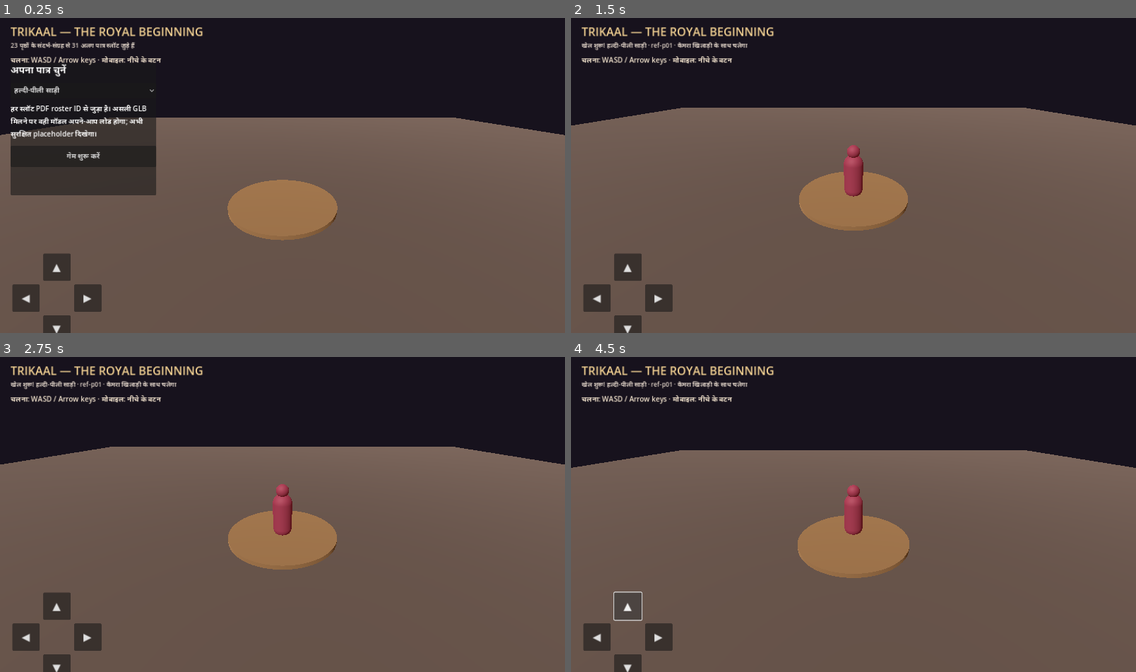
Above: before the commit, frames 1-4 (two rows, left to right).
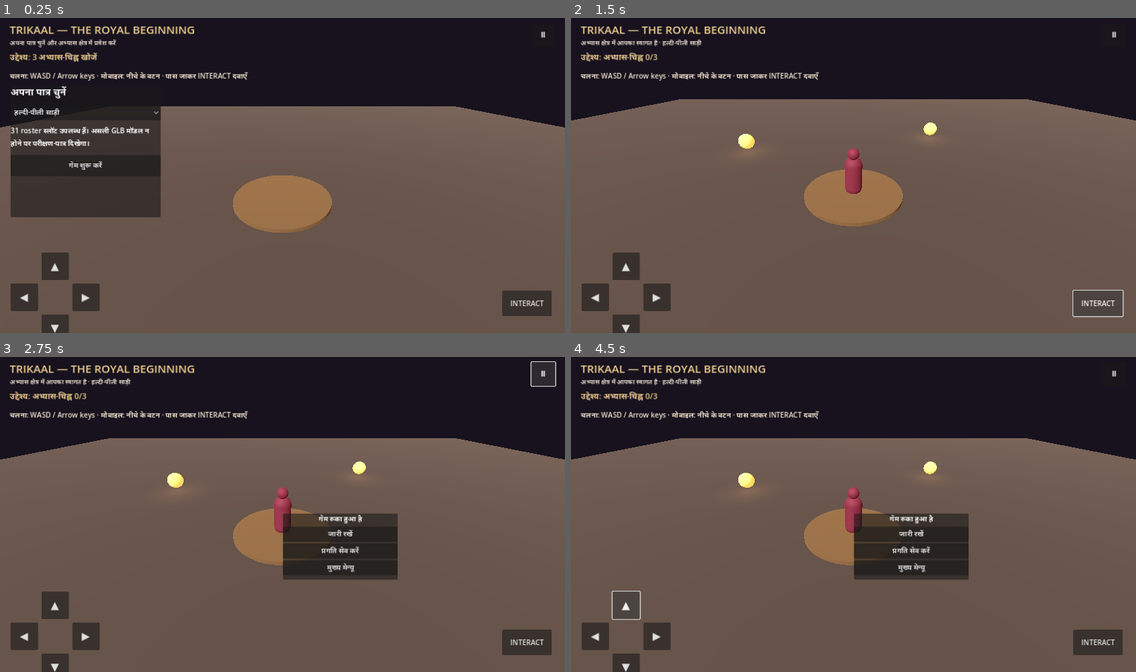
Above: after the commit, the same moments.

Repository: ravime0099-arch/TRIKAAL-Character-Studio
Game: Godot game, scene res://scenes/main.tscn
Two runs of this game, one before a commit and one after it. Both use one fixed random seed, a clock stepped at 60 frames per second and the inputs below.
Inputs (mouse positions are in pixels of both pictures, inside the frame that each line leads up to):
- Up to frame 1 (0.25 s): no input
- Up to frame 2 (1.5 s): click "गेम शुरू करें" at 0.5 s; click (1096, 304) at 1.25 s, where only the run after the commit has a clickable "INTERACT"
- Up to frame 3 (2.75 s): click (542, 372) at 2 s, where only the run after the commit has a clickable "Ⅱ"
- Up to frame 4 (4.5 s): click (599, 637) at 2.75 s, where only the run before the commit has a clickable "◀"; click (661, 637) at 3.5 s, where only the run before the commit has a clickable "▶"; click (627, 605) at 4.25 s, where only the run before the commit has a clickable "▲"

The runs differ from the first frame. In frame 1, 10% of the frame differs, in the area x 0-100%, y 2-100%; in frame 2, 6.6%; in frame 3, 11%; in frame 4, 12%.

Commit message:
Add playable practice objective, touch interaction, pause and local save

Diff:
--- a/godot-game/scripts/main.gd
+++ b/godot-game/scripts/main.gd
@@ -1,15 +1,24 @@
 extends Node3D
 
 const PlayerScript = preload("res://scripts/player.gd")
+const SAVE_PATH := "user://trikaal_progress.cfg"
+const RELIC_POSITIONS := [Vector3(-7, 0.8, -5), Vector3(6, 0.8, -8), Vector3(9, 0.8, 7)]
+
 var player: CharacterBody3D
 var follow_camera: Camera3D
 var started := false
+var paused := false
 var selected_character := 0
+var collected := 0
+var relics: Array[Node3D] = []
+var title_label: Label
+var status_label: Label
+var objective_label: Label
+var prompt_label: Label
+var start_panel: PanelContainer
+var pause_panel: PanelContainer
 var character_ids := ["ref-p01","ref-p02","ref-p03","ref-p04","ref-p05","ref-p06","ref-p07","ref-p08","ref-p09","ref-p1 …(239 unchanged characters)…
 var character_names := ["हल्दी-पीली साड़ी","मैरून राजसी लहँगा","बैंगनी पारंपरिक ड्रेप","आइवरी-सुनहरा लहँगा","रजत संध्या …(570 unchanged characters)…
-var title_label: Label
-var status_label: Label
-var start_panel: PanelContainer
 
 func _ready() -> void:
 	_build_world()
@@ -17,9 +26,18 @@
 
 func _process(delta: float) -> void:
 	if started and is_instance_valid(player) and is_instance_valid(follow_camera):
-		var target := player.global_position + Vector3(0, 4.4, 7.5)
+		var target := player.global_position + Vector3(0, 5.2, 8.0)
 		follow_camera.global_position = follow_camera.global_position.lerp(target, min(1.0, delta * 4.0))
 		follow_camera.look_at(player.global_position + Vector3(0, 1.0, 0), Vector3.UP)
+		_update_interaction_prompt()
+
+func _unhandled_input(event: InputEvent) -> void:
+	if not started:
+		return
+	if event.is_action_pressed("pause_game"):
+		_toggle_pause()
+	elif event.is_action_pressed("interact") and not paused:
+		_collect_nearest_relic()
 
 func _build_world() -> void:
 	var world_env := WorldEnvironment.new()
@@ -54,8 +72,8 @@
 	floor_body.add_child(floor_shape)
 	add_child(floor_body)
 	follow_camera = Camera3D.new()
-	follow_camera.position = Vector3(0, 4.4, 7.5)
-	follow_camera.rotation_degrees = Vector3(-22, 0, 0)
+	follow_camera.position = Vector3(0, 5.2, 8.0)
+	follow_camera.rotation_degrees = Vector3(-26, 0, 0)
 	follow_camera.current = true
 	add_child(follow_camera)
 	var stage := MeshInstance3D.new()
@@ -79,19 +97,31 @@
 	layer.add_child(root)
 	title_label = Label.new()
 	title_label.text = "TRIKAAL — THE ROYAL BEGINNING"
-	title_label.add_theme_font_size_override("font_size", 26)
+	title_label.add_theme_font_size_override("font_size", 25)
 	title_label.add_theme_color_override("font_color", Color("#f0cf91"))
-	title_label.position = Vector2(24, 18)
+	title_label.position = Vector2(22, 14)
 	root.add_child(title_label)
 	status_label = Label.new()
-	status_label.text = "23 पृष्ठों के संदर्भ-संग्रह से 31 अलग पात्र स्लॉट जुड़े हैं"
+	status_label.text = "अपना पात्र चुनें और अभ्यास क्षेत्र में प्रवेश करें"
 	status_label.add_theme_font_size_override("font_size", 14)
-	status_label.position = Vector2(24, 58)
+	status_label.position = Vector2(22, 52)
 	status_label.add_theme_color_override("font_color", Color("#e1d4c8"))
 	root.add_child(status_label)
+	objective_label = Label.new()
+	objective_label.text = "उद्देश्य: 3 अभ्यास-चिह्न खोजें"
+	objective_label.add_theme_font_size_override("font_size", 18)
+	objective_label.position = Vector2(22, 82)
+	objective_label.add_theme_color_override("font_color", Color("#f0cf91"))
+	root.add_child(objective_label)
+	prompt_label = Label.new()
+	prompt_label.text = ""
+	prompt_label.add_theme_font_size_override("font_size", 18)
+	prompt_label.position = Vector2(22, 116)
+	prompt_label.add_theme_color_override("font_color", Color("#ffffff"))
+	root.add_child(prompt_label)
 	start_panel = PanelContainer.new()
-	start_panel.position = Vector2(24, 108)
-	start_panel.custom_minimum_size = Vector2(330, 300)
+	start_panel.position = Vector2(24, 158)
+	start_panel.custom_minimum_size = Vector2(340, 300)
 	root.add_child(start_panel)
 	var column := VBoxContainer.new()
 	column.add_theme_constant_override("separation", 12)
@@ -106,7 +136,7 @@
 	picker.item_selected.connect(_on_character_selected)
 	column.add_child(picker)
 	var note := Label.new()
-	note.text = "हर स्लॉट PDF roster ID से जुड़ा है। असली GLB मिलने पर वही मॉडल अपने-आप लोड होगा; अभी सुरक्षित placeholder दिखेगा।"
+	note.text = "31 roster स्लॉट उपलब्ध हैं। असली GLB मॉडल न होने पर परीक्षण-पात्र दिखेगा।"
 	note.autowrap_mode = TextServer.AUTOWRAP_WORD_SMART
 	column.add_child(note)
 	var start := Button.new()
@@ -114,15 +144,57 @@
 	start.custom_minimum_size.y = 48
 	start.pressed.connect(_start_game)
 	column.add_child(start)
+	pause_panel = PanelContainer.new()
+	pause_panel.position = Vector2(0.5, 0.5)
+	pause_panel.set_anchors_preset(Control.PRESET_CENTER)
+	pause_panel.custom_minimum_size = Vector2(260, 150)
+	pause_panel.hide()
+	root.add_child(pause_panel)
+	var pause_column := VBoxContainer.new()
+	pause_panel.add_child(pause_column)
+	var pause_title := Label.new()
+	pause_title.text = "गेम रुका हुआ है"
+	pause_title.horizontal_alignment = HORIZONTAL_ALIGNMENT_CENTER
+	pause_column.add_child(pause_title)
+	var resume := Button.new()
+	resume.text = "जारी रखें"
+	resume.pressed.connect(_toggle_pause)
+	pause_column.add_child(resume)
+	var save_button := Button.new()
+	save_button.text = "प्रगति सेव करें"
+	save_button.pressed.connect(_save_progress)
+	pause_column.add_child(save_button)
+	var quit_button := Button.new()
+	quit_button.text = "मुख्य मेन्यू"
+	quit_button.pressed.connect(_return_to_menu)
+	pause_column.add_child(quit_button)
 	var controls := Label.new()
-	controls.text = "चलना: WASD / Arrow keys · मोबाइल: नीचे के बटन"
-	controls.position = Vector2(24, 90)
+	controls.text = "चलना: WASD / Arrow keys · मोबाइल: नीचे के बटन · पास जाकर INTERACT दबाएँ"
+	controls.position = Vector2(22, 126)
 	controls.add_theme_color_override("font_color", Color("#f3e4ce"))
 	root.add_child(controls)
-	_add_touch_button(root, "◀", Vector2(28, -110), "move_left")
-	_add_touch_button(root, "▶", Vector2(168, -110), "move_right")
-	_add_touch_button(root, "▲", Vector2(98, -180), "move_forward")
-	_add_touch_button(root, "▼", Vector2(98, -40), "move_back")
+	_add_touch_button(root, "◀", Vector2(24, -112), "move_left")
+	_add_touch_button(root, "▶", Vector2(164, -112), "move_right")
+	_add_touch_button(root, "▲", Vector2(94, -182), "move_forward")
+	_add_touch_button(root, "▼", Vector2(94, -42), "move_back")
+	var interact_button := Button.new()
+	interact_button.text = "INTERACT"
+	interact_button.custom_minimum_size = Vector2(112, 58)
+	interact_button.anchor_left = 1.0
+	interact_button.anchor_top = 1.0
+	interact_button.anchor_right = 1.0
+	interact_button.anchor_bottom = 1.0
+	interact_button.position = Vector2(-142, -96)
+	interact_button.pressed.connect(_collect_nearest_relic)
+	root.add_child(interact_button)
+	var pause_button := Button.new()
+	pause_button.text = "Ⅱ"
+	pause_button.custom_minimum_size = Vector2(54, 54)
+	pause_button.anchor_left = 1.0
+	pause_button.anchor_right = 1.0
+	pause_button.position = Vector2(-76, 18)
+	pause_button.pressed.connect(_toggle_pause)
+	root.add_child(pause_button)
 
 func _add_touch_button(parent: Control, caption: String, offset: Vector2, action: String) -> void:
 	var b := Button.new()
@@ -140,7 +212,7 @@
 
 func _on_character_selected(index: int) -> void:
 	selected_character = index
-	status_label.text = "चयनित: " + character_names[index] + " · roster ID: " + character_ids[index]
+	status_label.text = "चयनित: " + character_names[index] + " · " + character_ids[index]
 
 func _start_game() -> void:
 	if started:
@@ -153,4 +225,96 @@
 	player.name = "PlayerCharacter"
 	player.position = Vector3(0, 0.2, 0)
 	add_child(player)
-	status_label.text = "खेल शुरू! " + character_names[selected_character] + " · " + character_ids[selected_character] + " · कैमरा खिलाड़ी के साथ चलेगा"
+	_spawn_relics()
+	_load_progress()
+	status_label.text = "अभ्यास क्षेत्र में आपका स्वागत है · " + character_names[selected_character]
+	_update_objective()
+
+func _spawn_relics() -> void:
+	for i in range(RELIC_POSITIONS.size()):
+		var relic := Node3D.new()
+		relic.name = "PracticeMark" + str(i + 1)
+		relic.position = RELIC_POSITIONS[i]
+		var mesh_instance := MeshInstance3D.new()
+		var mesh := SphereMesh.new()
+		mesh.radius = 0.48
+		mesh.height = 0.96
+		mesh_instance.mesh = mesh
+		var material := StandardMaterial3D.new()
+		material.albedo_color = Color("#f0cf91")
+		material.emission_enabled = true
+		material.emission = Color("#c88b35")
+		material.emission_energy_multiplier = 1.4
+		mesh_instance.material_override = material
+		relic.add_child(mesh_instance)
+		var light := OmniLight3D.new()
+		light.light_color = Color("#f0cf91")
+		light.light_energy = 0.7
+		light.omni_range = 3.0
+		relic.add_child(light)
+		add_child(relic)
+		relics.append(relic)
+
+func _nearest_relic() -> Node3D:
+	if not is_instance_valid(player):
+		return null
+	var nearest: Node3D = null
+	var nearest_distance := 2.6
+	for relic in relics:
+		if is_instance_valid(relic):
+			var distance := player.global_position.distance_to(relic.global_position)
+			if distance < nearest_distance:
+				nearest_distance = distance
+				nearest = relic
+	return nearest
+
+func _update_interaction_prompt() -> void:
+	var target := _nearest_relic()
+	if target:
+		prompt_label.text = "अभ्यास-चिह्न मिला — INTERACT दबाएँ"
+	else:
+		prompt_label.text = ""
+
+func _collect_nearest_relic() -> void:
+	if paused:
+		return
+	var target := _nearest_relic()
+	if target == null:
+		return
+	relics.erase(target)
+	target.queue_free()
+	collected += 1
+	_update_objective()
+	_save_progress()
+
+func _update_objective() -> void:
+	objective_label.text = "उद्देश्य: अभ्यास-चिह्न " + str(collected) + "/3"
+	if collected >= 3:
+		objective_label.text = "अभ्यास पूरा! तीनों चिह्न मिल गए। प्रगति सेव है।"
+
+func _toggle_pause() -> void:
+	if not started:
+		return
+	paused = not paused
+	get_tree().paused = paused
+	pause_panel.show() if paused else pause_panel.hide()
+
+func _save_progress() -> void:
+	var config := ConfigFile.new()
+	config.set_value("progress", "collected", collected)
+	config.set_value("progress", "character_id", character_ids[selected_character])
+	config.save(SAVE_PATH)
+	status_label.text = "प्रगति डिवाइस पर सेव हो गई"
+
+func _load_progress() -> void:
+	var config := ConfigFile.new()
+	if config.load(SAVE_PATH) == OK:
+		collected = clampi(int(config.get_value("progress", "collected", 0)), 0, 3)
+		for i in range(min(collected, relics.size())):
+			relics[i].queue_free()
+		relics = relics.slice(collected)
+	_update_objective()
+
+func _return_to_menu() -> void:
+	get_tree().paused = false
+	get_tree().reload_current_scene()
